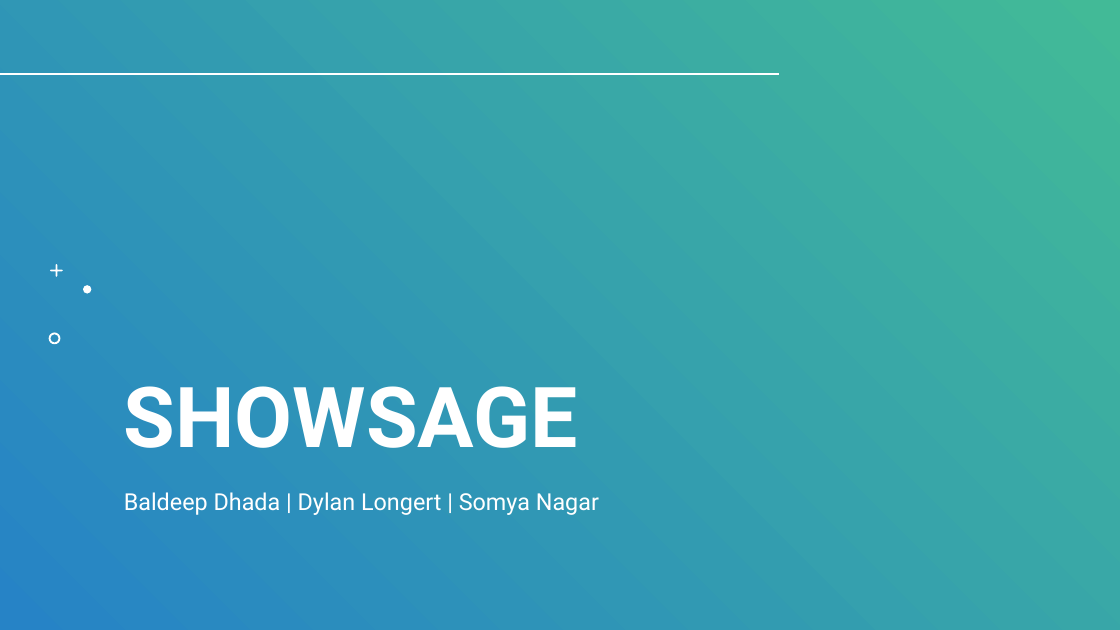
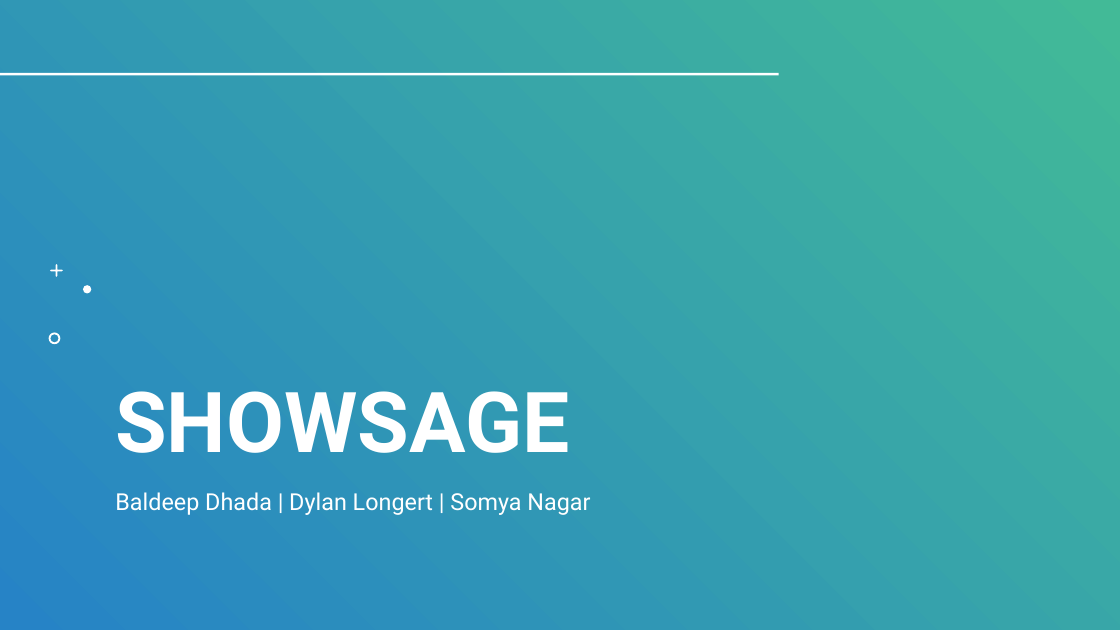
Before and after one commit to BaldeepDhada/API-Shows, a slide deck: slide 1 of 534-Slides.pptx. Drawn at 1120x630 pixels with LibreOffice and Linux fonts; fonts in the diff are those of the drawing; background and template pictures are left out; a plain dark background stands for a picture behind light text. Boxes give left, top, right and bottom in pixels: in the first picture for what was removed or moved away, otherwise in the second. Text is boxed around its words. In the diff, an @@ line names an element or a change of style, - is before the commit and + after.

```diff
--- a/534-Slides.pptx
+++ b/534-Slides.pptx
@@ title "SHOWSAGE": place and size @@
-title "SHOWSAGE" at (124,386,578,448)
+title "SHOWSAGE" at (115,391,569,453)
@@ subtitle "Baldeep Dhada | Dylan Longert ...": place and size @@
-subtitle "Baldeep Dhada | Dylan Longert ..." at (124,492,599,515)
+subtitle "Baldeep Dhada | Dylan Longert ..." at (115,492,590,515)
```
Also in this commit, not shown: 3 other slides changed, 1 slide added, 1 slide removed.
